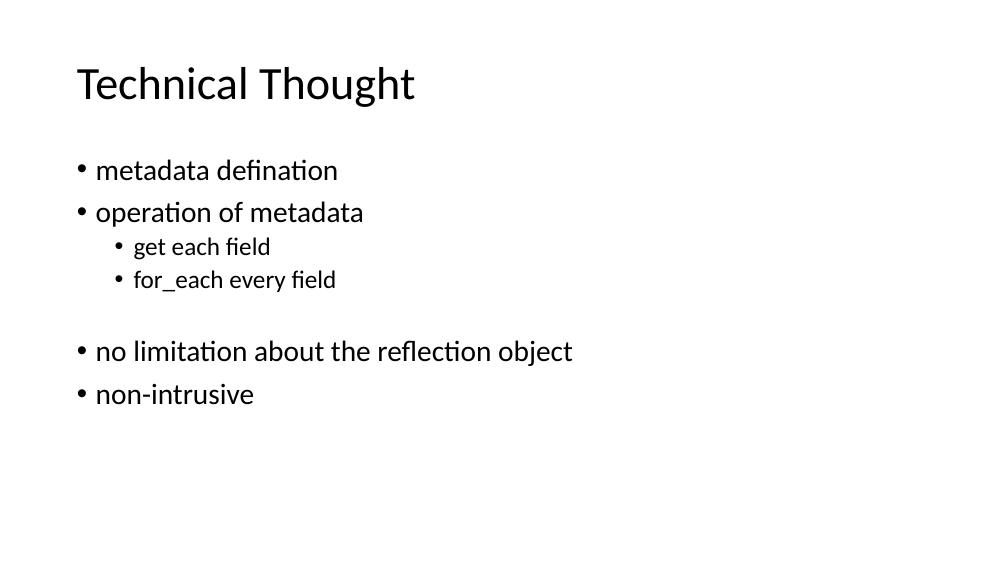
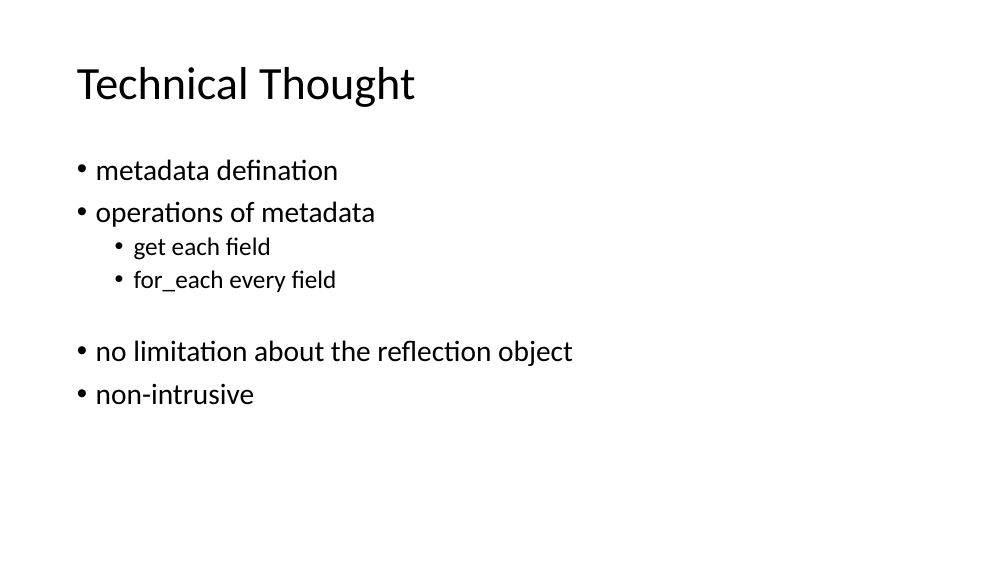
Before and after one commit to qicosmos/cppcon2017, a slide deck: slide 22 of cppcon2017.pptx. Drawn at 1008x567 pixels with LibreOffice and Linux fonts; fonts in the diff are those of the drawing. Boxes give left, top, right and bottom in pixels: in the first picture for what was removed or moved away, otherwise in the second. Text is boxed around its words. In the diff, an @@ line names an element or a change of style, - is before the commit and + after.

Commit message:
improve

```diff
--- a/cppcon2017.pptx
+++ b/cppcon2017.pptx
@@ text at [96, 201, 375, 227]: text changed @@
-• operation of metadata
+• operations of metadata
```
Also in this commit, not shown: 1 other slide changed.
